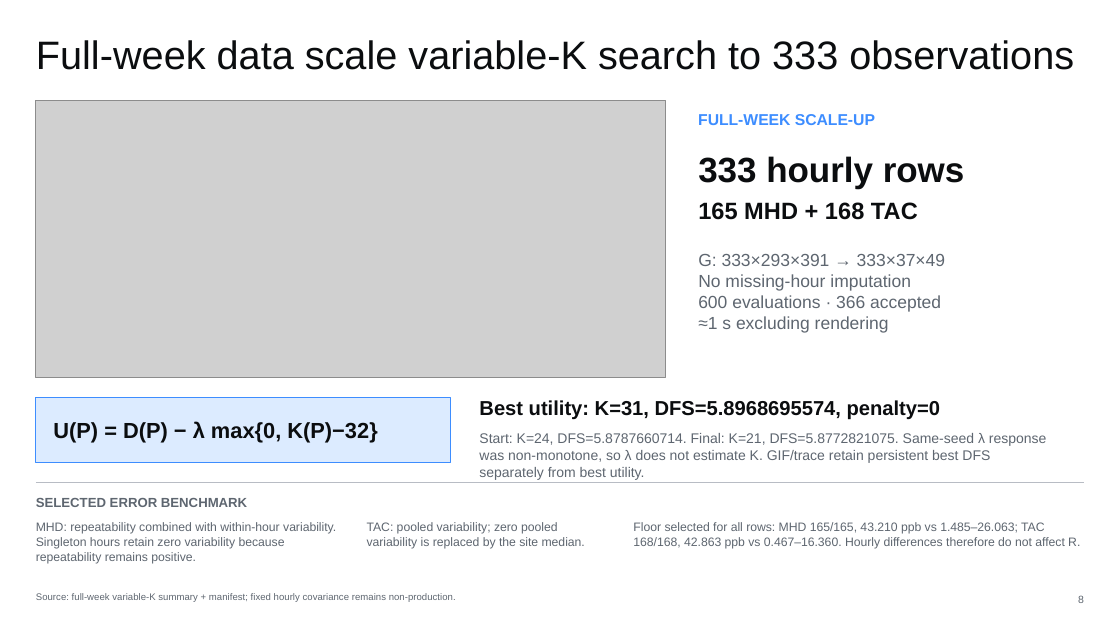
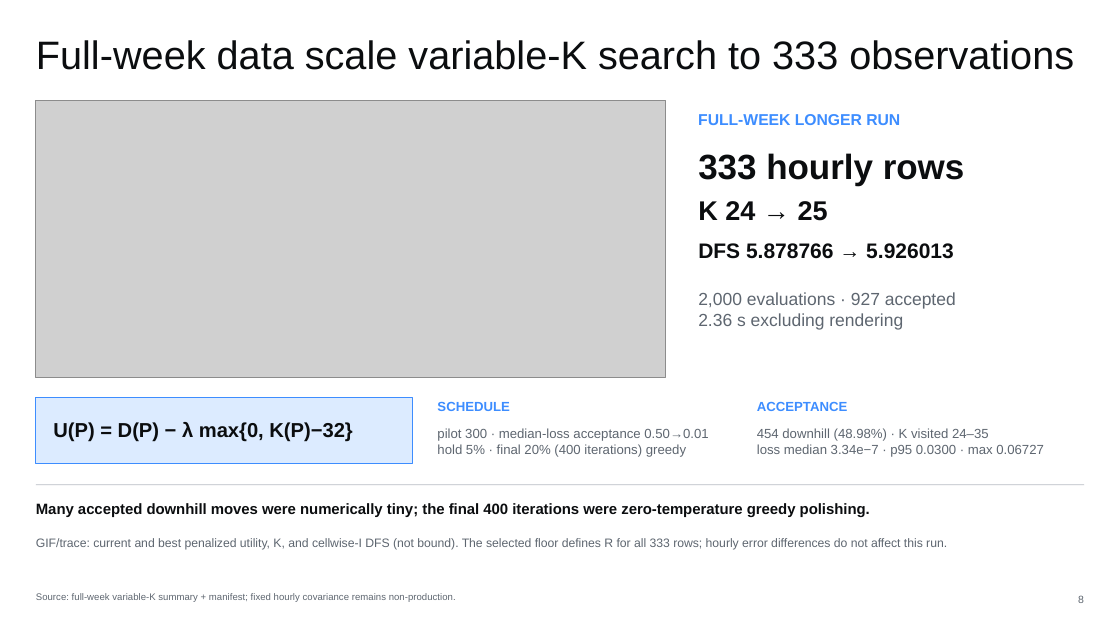
Before and after one commit to openghg/openghg_inversions, a slide deck: slide 8 of outputs/dyadic_sls_poc_progress.pptx. Drawn at 1120x630 pixels with LibreOffice and Linux fonts; fonts in the diff are those of the drawing; grey boxes stand for pictures. Boxes give left, top, right and bottom in pixels: in the first picture for what was removed or moved away, otherwise in the second. Text is boxed around its words. In the diff, an @@ line names an element or a change of style, - is before the commit and + after.

```diff
--- a/outputs/dyadic_sls_poc_progress.pptx
+++ b/outputs/dyadic_sls_poc_progress.pptx
@@ text at bbox=[698, 114, 900, 125]: text changed @@
-FULL-WEEK SCALE-UP
+FULL-WEEK LONGER RUN
@@ text removed at bbox=[698, 202, 918, 220] @@
-165 MHD + 168 TAC
@@ text added at bbox=[698, 201, 828, 221], 23.2 pt, text #0B0D0F, bold @@
+K 24 → 25
@@ text added at bbox=[698, 243, 954, 259], 18 pt, text #0B0D0F, bold @@
+DFS 5.878766 → 5.926013
@@ text at bbox=[698, 292, 956, 330]: text changed @@
-G: 333×293×391 → 333×37×49
-No missing-hour imputation
-600 evaluations · 366 accepted
-≈1 s excluding rendering
+2,000 evaluations · 927 accepted
+2.36 s excluding rendering
@@ rectangle: place and size @@
-rectangle at bbox=[36, 397, 451, 463]
+rectangle at bbox=[36, 397, 413, 464]
@@ text "U(P) = D(P) − λ ..." at bbox=[53, 422, 352, 442]: size 18.8 to 17.2 pt @@
@@ text added at bbox=[437, 402, 509, 411], 11.2 pt, text #3D8DFF, bold @@
+SCHEDULE
@@ text removed at bbox=[479, 400, 941, 420] @@
-Best utility: K=31, DFS=5.8968695574, penalty=0
@@ text added at bbox=[757, 402, 847, 411], 11.2 pt, text #3D8DFF, bold @@
+ACCEPTANCE
@@ text added at bbox=[437, 428, 708, 457], 11.2 pt, text #5E6670 @@
+pilot 300 · median-loss acceptance 0.50→0.01
+hold 5% · final 20% (400 iterations) greedy
@@ text removed at bbox=[479, 433, 1046, 480] @@
-Start: K=24, DFS=5.8787660714. Final: K=21, DFS=5.8772821075. Same-seed λ response was non-monotone, so λ does not estimate K. GIF/trace retain persistent best DFS separately from best utility.
@@ text added at bbox=[757, 428, 1044, 457], 11.2 pt, text #5E6670 @@
+454 downhill (48.98%) · K visited 24–35
+loss median 3.34e−7 · p95 0.0300 · max 0.06727
@@ text removed at bbox=[36, 498, 247, 507] @@
-SELECTED ERROR BENCHMARK
@@ text added at bbox=[36, 503, 870, 517], 12.8 pt, text #0B0D0F, bold @@
+Many accepted downhill moves were numerically tiny; the final 400 iterations were zero-temperature greedy polishing.
@@ text removed at bbox=[36, 522, 336, 564] @@
-MHD: repeatability combined with within-hour variability. Singleton hours retain zero variability because repeatability remains positive.
@@ text added at bbox=[36, 538, 947, 550], 10.5 pt, text #5E6670 @@
+GIF/trace: current and best penalized utility, K, and cellwise-I DFS (not bound). The selected floor defines R for all 333 rows; hourly error differences do not affect this run.
@@ text removed at bbox=[367, 522, 585, 549] @@
-TAC: pooled variability; zero pooled variability is replaced by the site median.
@@ text removed at bbox=[633, 522, 1080, 549] @@
-Floor selected for all rows: MHD 165/165, 43.210 ppb vs 1.485–26.063; TAC 168/168, 42.863 ppb vs 0.467–16.360. Hourly differences therefore do not affect R.
```
Also in this commit, not shown: 3 other slides changed, 17 other files.
